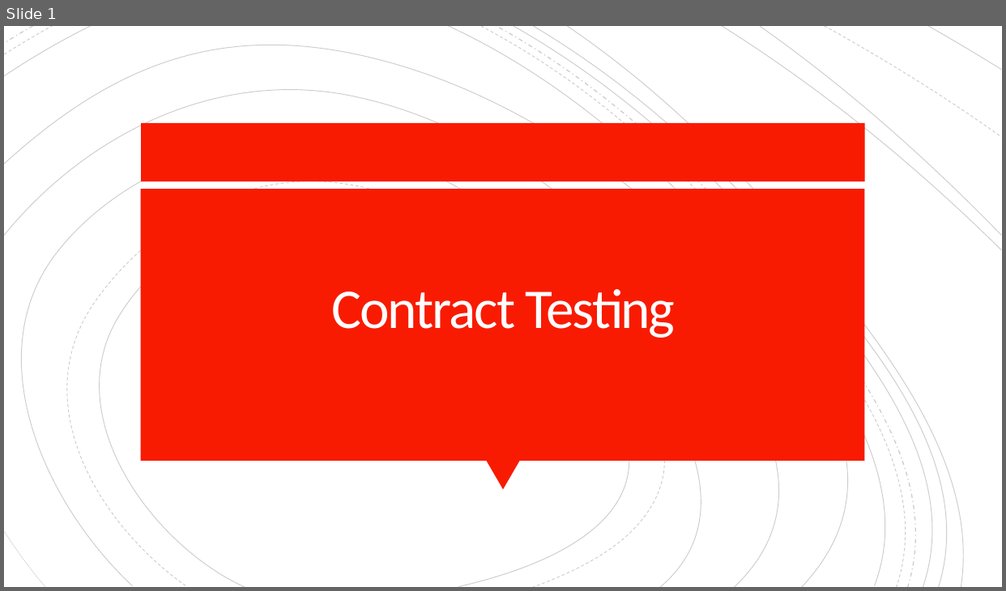
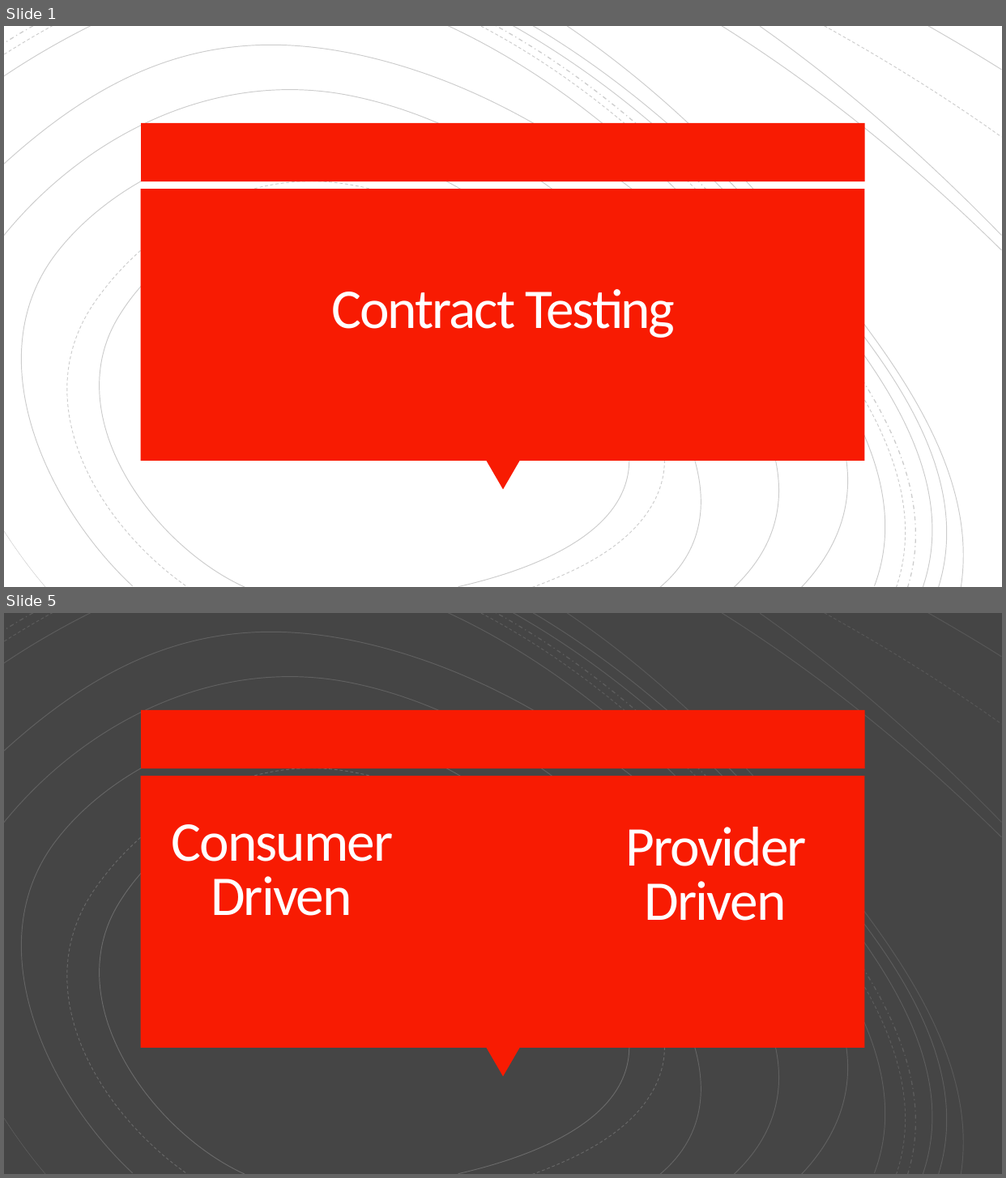
Before and after one commit to gigapr/Presentations, a slide deck: ConsumerDrivenContract.pptx. Shown one above the other, each under a label of ours: slide 1 before the commit, slides 1 and 5 after it; the slides between them are not shown. The pictures are 1006x591 and 1006x1178 pixels, drawn with LibreOffice and Linux fonts; fonts in the diff are those of the drawing. Boxes give left, top, right and bottom in pixels: in the first picture for what was removed or moved away, otherwise in the second. Text is boxed around its words. In the diff, an @@ line names an element or a change of style, - is before the commit and + after.

Commit message:
Updated presentation on ConsumerDriven contract

```diff
--- a/ConsumerDrivenContract.pptx
+++ b/ConsumerDrivenContract.pptx
@@ slide 5 added at [4, 613, 1002, 1174], background #454545 @@
@@ rectangle added at [4, 613, 1002, 1174], fill #454545 @@
@@ group added at [4, 613, 1000, 1174]: 18 freeform shapes @@
@@ group added at [4, 613, 1002, 1174]: 19 freeform shapes @@
@@ group added at [4, 613, 1002, 1174]: 19 freeform shapes @@
@@ rectangle added at [141, 710, 865, 769], fill #F81B02 @@
@@ rectangle added at [141, 776, 865, 1048], fill #F81B02 @@
@@ title added at [171, 824, 393, 916], 54 pt, text #FFFEFF @@
+Consumer Driven
@@ text added at [625, 827, 807, 921], 54 pt, text #FFFEFF @@
+Provider Driven
@@ triangle added at [486, 1048, 520, 1076], fill #F81B02 @@
```
Also in this commit, not shown: 3 slides changed, 5 other slides added.
